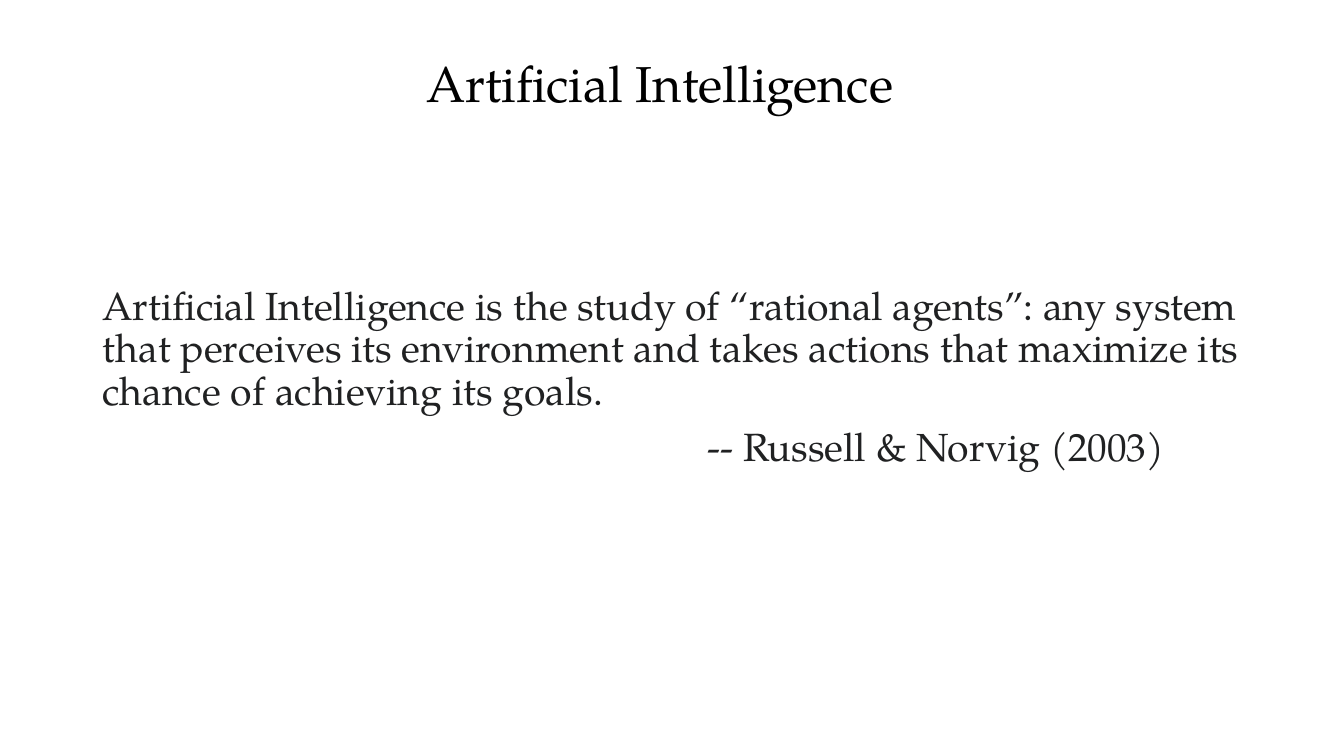
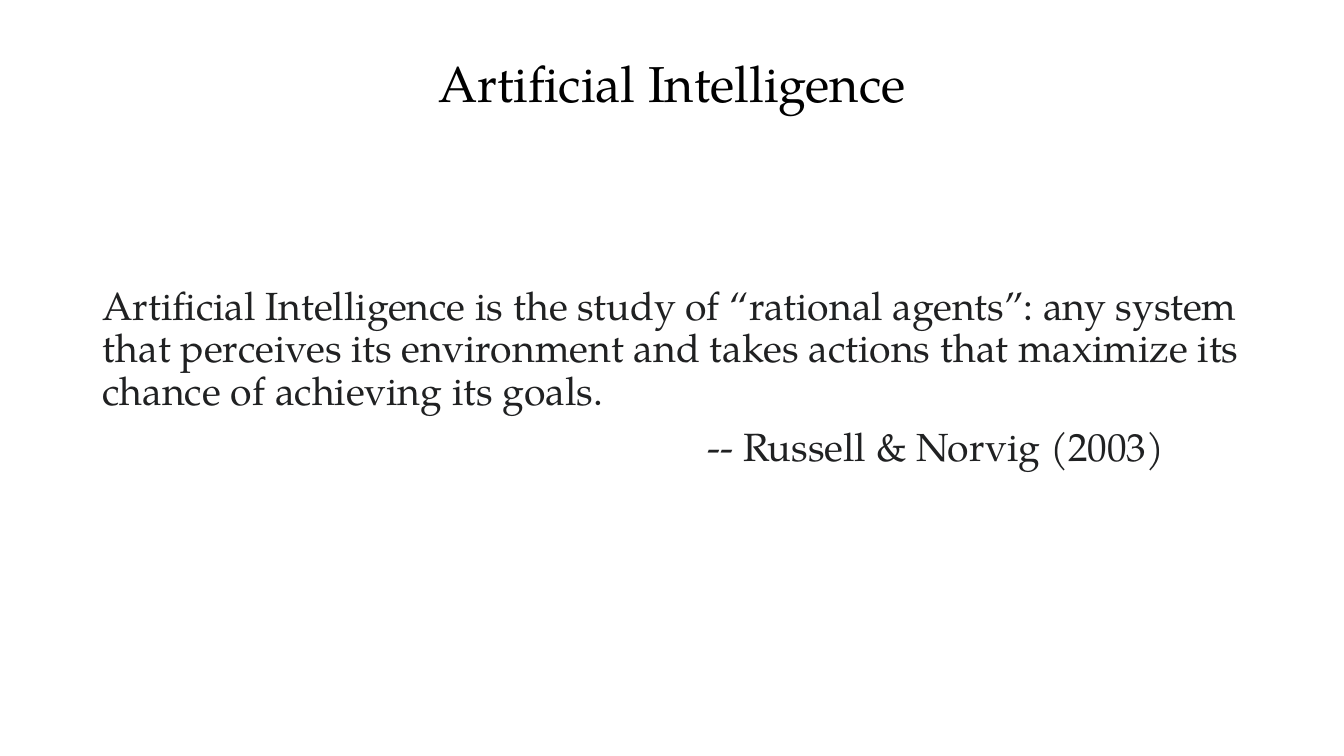
Before and after one commit to PracticumAI/deep_learning, a slide deck: slide 6 of presentations/01_deep_learn_intro.pptx. Drawn at 1344x756 pixels with LibreOffice and Linux fonts; fonts in the diff are those of the drawing. Boxes give left, top, right and bottom in pixels: in the first picture for what was removed or moved away, otherwise in the second. Text is boxed around its words. In the diff, an @@ line names an element or a change of style, - is before the commit and + after.

```diff
--- a/presentations/01_deep_learn_intro.pptx
+++ b/presentations/01_deep_learn_intro.pptx
@@ title "Artificial Intelligence": place and size @@
-title "Artificial Intelligence" at bbox=[426, 65, 894, 117]
+title "Artificial Intelligence" at bbox=[438, 65, 906, 117]
```
Also in this commit, not shown: 3 other slides changed, 8 slides added, 5 slides removed.
